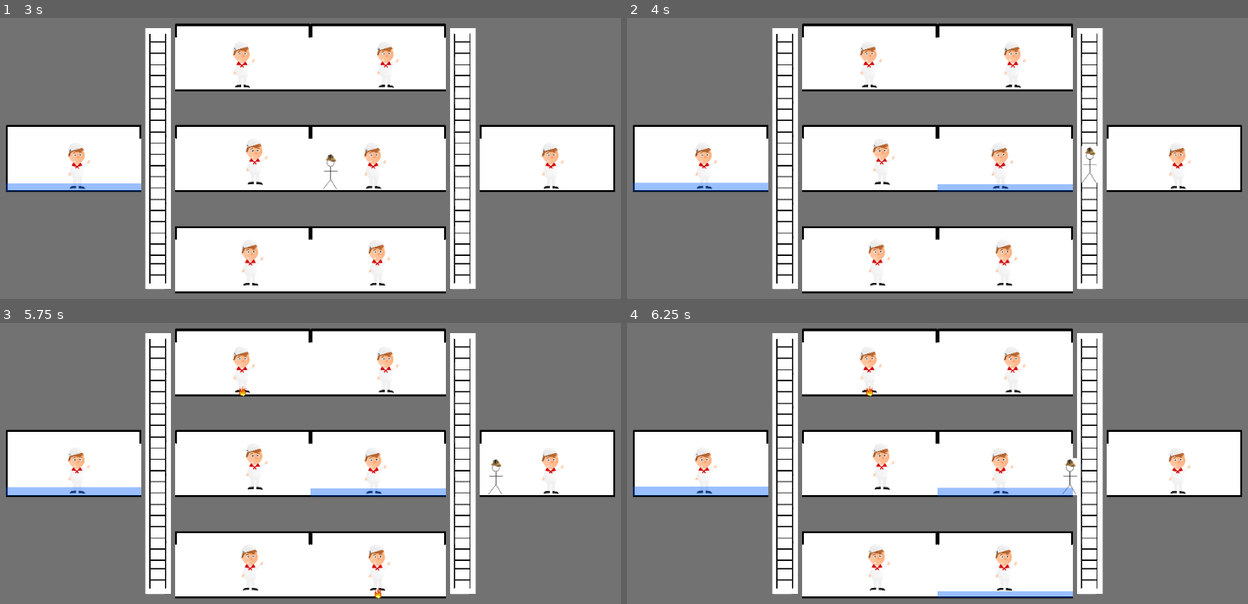
Above: before the commit, frames 1-4 (two rows, left to right).
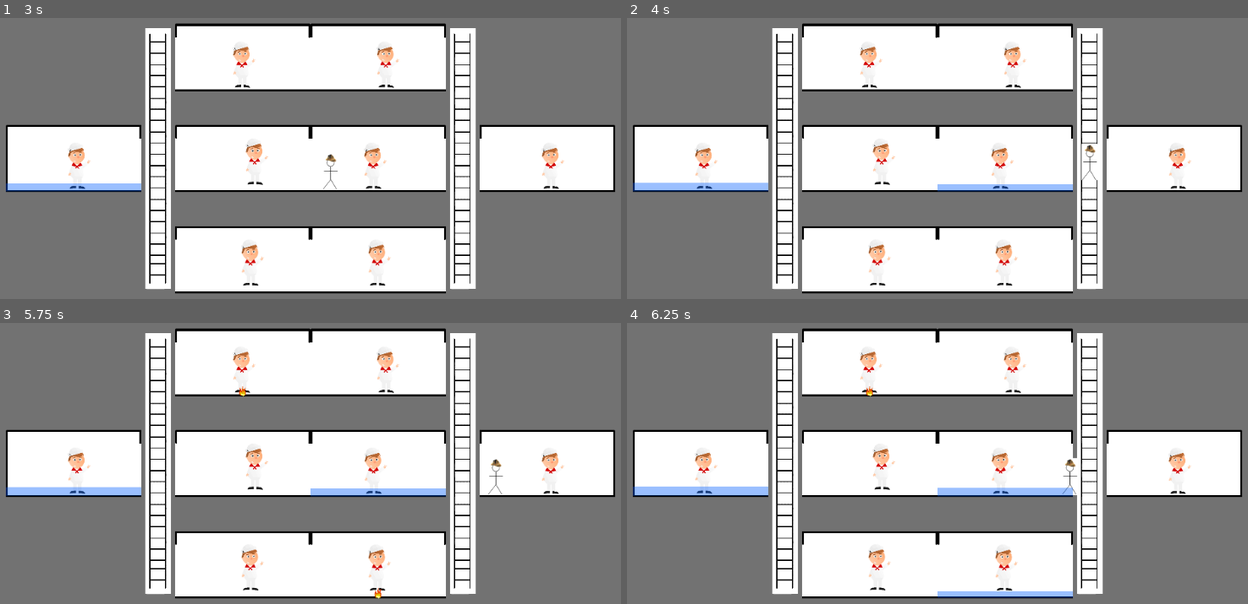
Above: after the commit, the same moments.

Repository: danielcannell/deep-clue-sea
Game: Godot game, scene res://Main.tscn
The game is run twice, just before and just after one commit, with the same random seed, the same clock (stepped at 60 frames per second) and the same inputs.
Inputs (mouse positions are in pixels of both pictures, inside the frame that each line leads up to):
- Up to frame 1 (3 s): tap Enter at 0.5, 2 s; move the mouse to (74, 158) at 0.52 s; hold D (move_right) 0.53-2.03 s; click (74, 158) at 0.67 s; tap Space (jump) at 0.77, 1.25, 1.52 s; move the mouse to (378, 57) at 1.27 s; click (378, 57) at 1.42 s; move the mouse to (378, 158) at 2.02 s; hold A (move_left) 2.03-2.78 s; click (378, 158) at 2.17 s; move the mouse to (378, 259) at 2.77 s; hold D (move_right) from 2.78 s (still down); click (378, 259) at 2.92 s
- Up to frame 2 (4 s): keep holding D (move_right); tap Space (jump) at 3.02, 3.5, 3.77 s; move the mouse to (869, 57) at 3.52 s; click (869, 57) at 3.67 s
- Up to frame 3 (5.75 s): move the mouse to (242, 463) at 4.27 s; release D (move_right) at 4.28 s; hold A (move_left) 4.28-5.03 s; click (242, 463) at 4.42 s; tap Space (jump) at 4.52 s; move the mouse to (242, 564) at 5.02 s; hold D (move_right) from 5.03 s (still down); click (242, 564) at 5.17 s
- Up to frame 4 (6.25 s): move the mouse to (1173, 463) at 5.77 s; release D (move_right) at 5.78 s; hold A (move_left) from 5.78 s (still down); click (1173, 463) at 5.92 s; tap Space (jump) at 6.02 s

Frame 1 is identical in both runs. In frame 2, 0.1% of the frame differs, in the area x 39-76%, y 44-96%; in frame 3, less than 0.1%; in frame 4, less than 0.1%.

Commit message:
Make ladders their own scene
This should make room contains work for ladders

Diff:
--- a/Main.tscn
+++ b/Main.tscn
@@ -3,7 +3,7 @@
 [ext_resource path="res://submarine/Submarine.tscn" type="PackedScene" id=1]
 [ext_resource path="res://hud/HUD.tscn" type="PackedScene" id=2]
 
-[node name="Main" type="Node"]
+[node name="Main" type="Node" index="0"]
 
 [node name="Submarine" parent="." index="0" instance=ExtResource( 1 )]
 
--- a/submarine/ladder.gd
+++ b/ladder/Ladder.gd
@@ -1,4 +1,4 @@
-extends Area2D
+extends Node2D
 
 # class member variables go here, for example:
 # var a = 2
@@ -21,4 +21,14 @@
     return 0.0
 
 func centre_position():
-    return get_node("CollisionShape2D").shape.extents + position
+    return position
+
+func contains(pos):
+    var epsilon = 5
+    var extents = get_node("ladder/CollisionShape2D").shape.extents
+
+    return (
+        pos.x + epsilon >= position.x - extents.x and
+        pos.x - epsilon <= position.x + extents.x and
+        pos.y + epsilon >= position.y - extents.y and
+        pos.y - epsilon <= position.y + extents.y)
--- /dev/null
+++ b/ladder/Ladder.tscn
@@ -0,0 +1,26 @@
+[gd_scene load_steps=3 format=2]
+
+[ext_resource path="res://ladder/Ladder.gd" type="Script" id=1]
+
+[sub_resource type="RectangleShape2D" id=1]
+
+custom_solver_bias = 0.0
+extents = Vector2( 128, 384 )
+
+[node name="Node2D" type="Node2D"]
+
+script = ExtResource( 1 )
+
+[node name="ladder" type="Area2D" parent="." index="0"]
+
+input_pickable = true
+gravity_vec = Vector2( 0, 1 )
+gravity = 98.0
+linear_damp = 0.1
+angular_damp = 1.0
+audio_bus_override = false
+audio_bus_name = "Master"
+
+[node name="CollisionShape2D" type="CollisionShape2D" parent="ladder" index="0"]
+
+shape = SubResource( 1 )
--- a/player/Player.gd
+++ b/player/Player.gd
@@ -16,18 +16,12 @@
 var on_air_time = 100
 var jumping = false
 
-var is_on_ladder = false
+var is_on_ladder = 0
 
 func _ready():
     # Called every time the node is added to the scene.
     # Initialization here
     pass
-
-func _enter_ladder():
-    is_on_ladder = true
-
-func _exit_ladder():
-    is_on_ladder = false
 
 func _physics_process(delta):
     # Create forces
@@ -78,9 +72,9 @@
 func _on_Area2D_area_entered(area):
     if area.get_name() == "ladder":
         print("Ladder!")
-        is_on_ladder = true
+        is_on_ladder += 1
 
 func _on_Area2D_area_exited(area):
     if area.get_name() == "ladder":
         print("No Ladder!")
-        is_on_ladder = false
+        is_on_ladder -= 1
--- a/submarine/Submarine.gd
+++ b/submarine/Submarine.gd
@@ -35,12 +35,12 @@
         Globals.Rooms.MedBay:            return get_node("TileMap/MedBay")
         Globals.Rooms.Bridge:            return get_node("TileMap/Bridge")
 
-        Globals.Rooms.UpperLeftLadder:   return get_node("TileMap/ladder")
-        Globals.Rooms.MiddleLeftLadder:  return get_node("TileMap/ladder")
-        Globals.Rooms.LowerLeftLadder:   return get_node("TileMap/ladder")
-        Globals.Rooms.UpperRightLadder:  return get_node("TileMap/ladder")
-        Globals.Rooms.MiddleRightLadder: return get_node("TileMap/ladder")
-        Globals.Rooms.LowerRightLadder:  return get_node("TileMap/ladder")
+        Globals.Rooms.UpperLeftLadder:   return get_node("TileMap/UpperLeftLadder")
+        Globals.Rooms.MiddleLeftLadder:  return get_node("TileMap/MiddleLeftLadder")
+        Globals.Rooms.LowerLeftLadder:   return get_node("TileMap/LowerLeftLadder")
+        Globals.Rooms.UpperRightLadder:  return get_node("TileMap/UpperRightLadder")
+        Globals.Rooms.MiddleRightLadder: return get_node("TileMap/MiddleRightLadder")
+        Globals.Rooms.LowerRightLadder:  return get_node("TileMap/LowerRightLadder")
 
 func containing_room_id(pos):
     for rm in Globals.ROOMS_LIST:
--- a/submarine/Submarine.tscn
+++ b/submarine/Submarine.tscn
@@ -2,21 +2,11 @@
 
 [ext_resource path="res://submarine/Submarine.gd" type="Script" id=1]
 [ext_resource path="res://submarine/tileset.tres" type="TileSet" id=2]
-[ext_resource path="res://submarine/ladder.gd" type="Script" id=3]
-[ext_resource path="res://room/Room.tscn" type="PackedScene" id=4]
+[ext_resource path="res://room/Room.tscn" type="PackedScene" id=3]
+[ext_resource path="res://ladder/Ladder.tscn" type="PackedScene" id=4]
 [ext_resource path="res://crewmen/Crewman.tscn" type="PackedScene" id=5]
 [ext_resource path="res://player/Player.tscn" type="PackedScene" id=6]
 [ext_resource path="res://submarine/environment/Environment.gd" type="Script" id=7]
-
-[sub_resource type="RectangleShape2D" id=1]
-
-custom_solver_bias = 0.0
-extents = Vector2( 100, 1000 )
-
-[sub_resource type="RectangleShape2D" id=2]
-
-custom_solver_bias = 0.0
-extents = Vector2( 100, 1000 )
 
 [node name="Submarine" type="Node2D" index="0"]
 
@@ -25,7 +15,6 @@
 
 [node name="TileMap" type="TileMap" parent="." index="0"]
 
-editor/display_folded = true
 mode = 0
 tile_set = ExtResource( 2 )
 cell_size = Vector2( 256, 256 )
@@ -45,92 +34,94 @@
 tile_data = PoolIntArray( 0, 0, 0, 1, 0, 0, 2, 0, 0, 3, 0, 0, 4, 0, 0, 5, 0, 0, 6, 0, 0, 7, 0, 0, 8, 0, 0, 9, 0, 0, 10, …(3210 unchanged characters)…
 _sections_unfolded = [ "Cell", "Collision", "Transform" ]
 
-[node name="ladder" type="Area2D" parent="TileMap" index="0"]
-
-editor/display_folded = true
-input_pickable = true
-gravity_vec = Vector2( 0, 1 )
-gravity = 98.0
-linear_damp = 0.1
-angular_damp = 1.0
-audio_bus_override = false
-audio_bus_name = "Master"
-script = ExtResource( 3 )
-
-[node name="CollisionShape2D" type="CollisionShape2D" parent="TileMap/ladder" index="0"]
-
-position = Vector2( 1408, 1536 )
-shape = SubResource( 1 )
-
-[node name="CollisionShape2D2" type="CollisionShape2D" parent="TileMap/ladder" index="1"]
-
-position = Vector2( 3712, 1536 )
-shape = SubResource( 2 )
-
-[node name="EngineRoom" parent="TileMap" index="1" instance=ExtResource( 4 )]
+[node name="EngineRoom" parent="TileMap" index="0" instance=ExtResource( 3 )]
 
 position = Vector2( 768, 1536 )
 _sections_unfolded = [ "Material", "Pause", "Transform", "Visibility", "Z Index" ]
 
-[node name="Instrumentation" parent="TileMap" index="2" instance=ExtResource( 4 )]
+[node name="Instrumentation" parent="TileMap" index="1" instance=ExtResource( 3 )]
 
 position = Vector2( 3072, 768 )
 
-[node name="WeaponControl" parent="TileMap" index="3" instance=ExtResource( 4 )]
+[node name="WeaponControl" parent="TileMap" index="2" instance=ExtResource( 3 )]
 
 position = Vector2( 3072, 1536 )
 
-[node name="TorpedoBay" parent="TileMap" index="4" instance=ExtResource( 4 )]
+[node name="TorpedoBay" parent="TileMap" index="3" instance=ExtResource( 3 )]
 
 position = Vector2( 3072, 2304 )
 
-[node name="LifeSupport" parent="TileMap" index="5" instance=ExtResource( 4 )]
+[node name="LifeSupport" parent="TileMap" index="4" instance=ExtResource( 3 )]
 
 position = Vector2( 2048, 768 )
 
-[node name="PumpRoom" parent="TileMap" index="6" instance=ExtResource( 4 )]
+[node name="PumpRoom" parent="TileMap" index="5" instance=ExtResource( 3 )]
 
 position = Vector2( 2048, 1536 )
 
-[node name="MedBay" parent="TileMap" index="7" instance=ExtResource( 4 )]
+[node name="MedBay" parent="TileMap" index="6" instance=ExtResource( 3 )]
 
 position = Vector2( 2048, 2304 )
 
-[node name="Bridge" parent="TileMap" index="8" instance=ExtResource( 4 )]
+[node name="Bridge" parent="TileMap" index="7" instance=ExtResource( 3 )]
 
 position = Vector2( 4352, 1536 )
 
-[node name="CrewControl" type="Node2D" parent="." index="1"]
+[node name="UpperLeftLadder" parent="TileMap" index="8" instance=ExtResource( 4 )]
 
-[node name="Crewman0" parent="CrewControl" index="0" instance=ExtResource( 5 )]
+position = Vector2( 1408, 640 )
+
+[node name="MiddleLeftLadder" parent="TileMap" index="9" instance=ExtResource( 4 )]
+
+position = Vector2( 1408, 1408 )
+
+[node name="LowerLeftLadder" parent="TileMap" index="10" instance=ExtResource( 4 )]
+
+position = Vector2( 1408, 2176 )
+
+[node name="UpperRightLadder" parent="TileMap" index="11" instance=ExtResource( 4 )]
+
+position = Vector2( 3712, 640 )
+
+[node name="MiddleRightLadder" parent="TileMap" index="12" instance=ExtResource( 4 )]
+
+position = Vector2( 3712, 1408 )
+
+[node name="LowerRightLadder" parent="TileMap" index="13" instance=ExtResource( 4 )]
+
+position = Vector2( 3712, 2176 )
+
+[node name="Crewmen" type="Node2D" parent="." index="1"]
+
+[node name="Crewman0" parent="Crewmen" index="0" instance=ExtResource( 5 )]
 
 position = Vector2( 4384, 1600 )
 
-[node name="Crewman1" parent="CrewControl" index="1" instance=ExtResource( 5 )]
+[node name="Crewman1" parent="Crewmen" index="1" instance=ExtResource( 5 )]
 
 position = Vector2( 3072, 2336 )
 
-[node name="Crewman2" parent="CrewControl" index="2" instance=ExtResource( 5 )]
+[node name="Crewman2" parent="Crewmen" index="2" instance=ExtResource( 5 )]
 
 position = Vector2( 3136, 832 )
 
-[node name="Crewman3" parent="CrewControl" index="3" instance=ExtResource( 5 )]
+[node name="Crewman3" parent="Crewmen" index="3" instance=ExtResource( 5 )]
 
 position = Vector2( 3040, 1600 )
 
-[node name="Crewman4" parent="CrewControl" index="4" instance=ExtResource( 5 )]
+[node name="Crewman4" parent="Crewmen" index="4" instance=ExtResource( 5 )]
 
 position = Vector2( 2112, 2336 )
 
-[node name="Crewman5" parent="CrewControl" index="5" instance=ExtResource( 5 )]
+[node name="Crewman5" parent="Crewmen" index="5" instance=ExtResource( 5 )]
 
 position = Vector2( 2144, 1568 )
 
-[node name="Crewman6" parent="CrewControl" index="6" instance=ExtResource( 5 )]
+[node name="Crewman6" parent="Crewmen" index="6" instance=ExtResource( 5 )]
 
 position = Vector2( 800, 1600 )
 
-[node name="Crewman7" parent="CrewControl" index="7" instance=ExtResource( 5 )]
+[node name="Crewman7" parent="Crewmen" index="7" instance=ExtResource( 5 )]
 
 position = Vector2( 2048, 832 )
 
